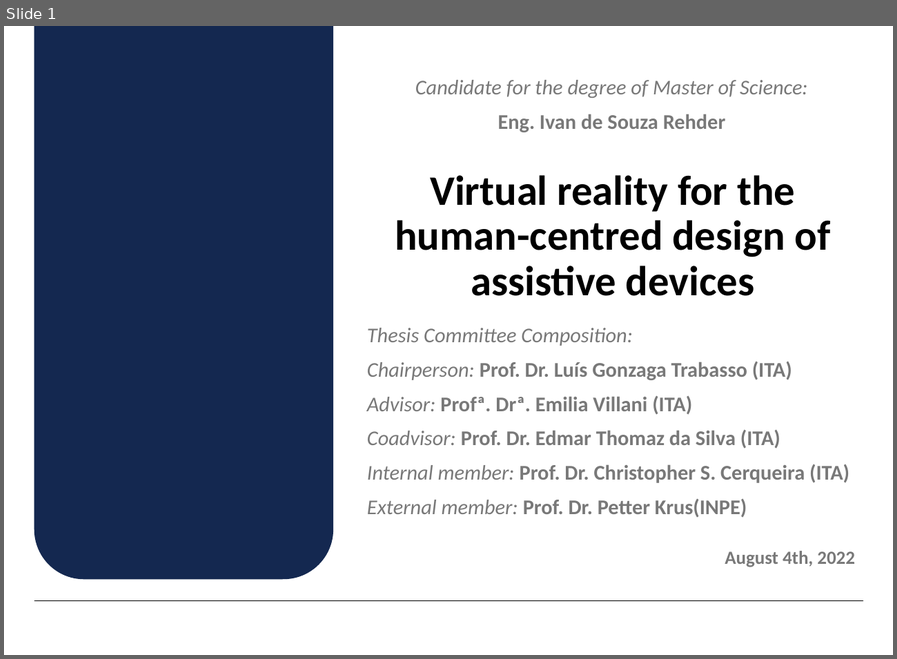
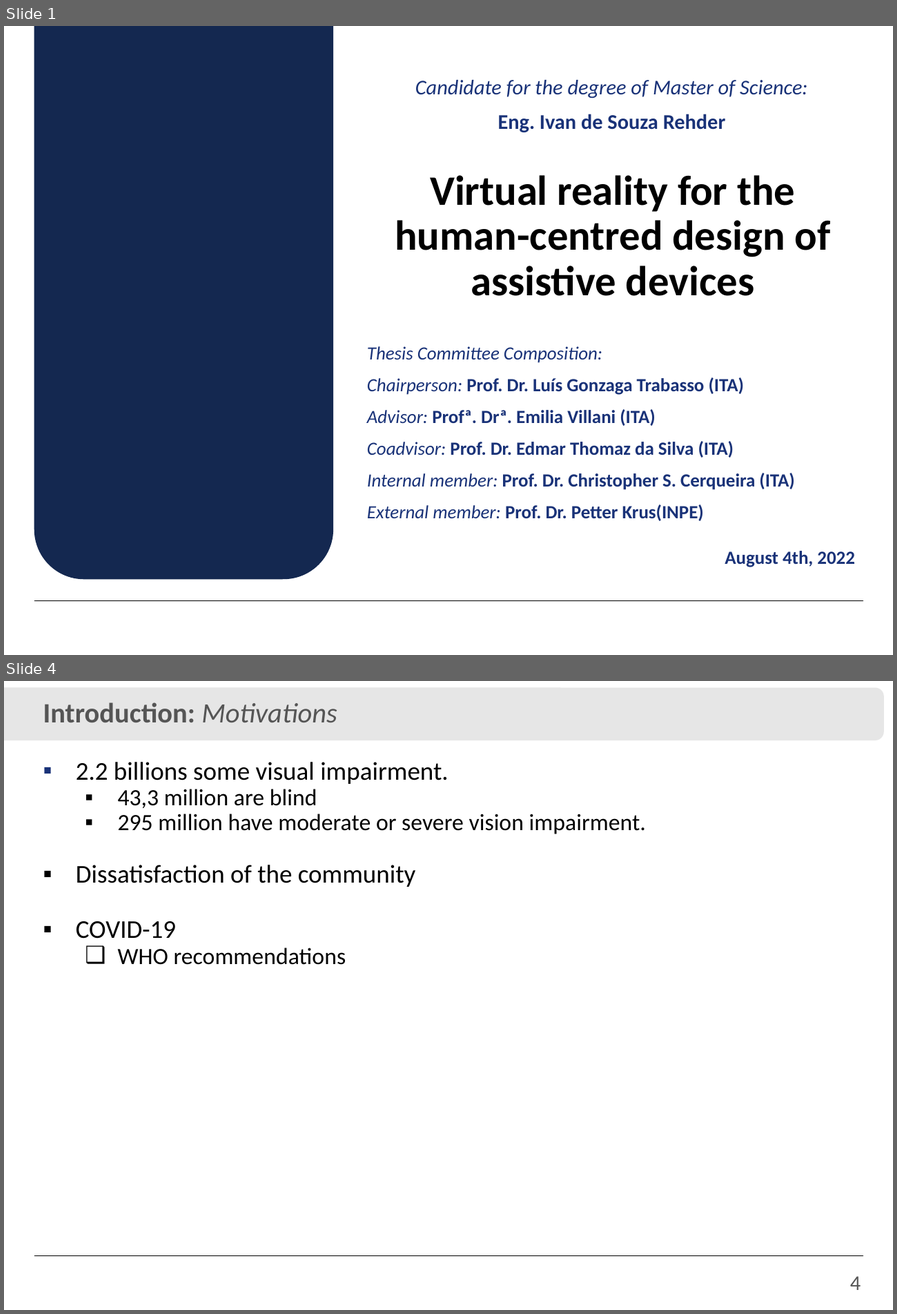
Before and after one commit to IvanRehder/Dissertacao, a slide deck: Apresentação/Apresentação.pptx. Shown one above the other, each under a label of ours: slide 1 before the commit, slides 1 and 4 after it; the slides between them are not shown. The pictures are 897x659 and 897x1314 pixels, drawn with LibreOffice and Linux fonts; fonts in the diff are those of the drawing; background and template pictures are left out. Boxes give left, top, right and bottom in pixels: in the first picture for what was removed or moved away, otherwise in the second. Text is boxed around its words. In the diff, an @@ line names an element or a change of style, - is before the commit and + after.

```diff
--- a/Apresentação/Apresentação.pptx
+++ b/Apresentação/Apresentação.pptx
@@ slide 4 added at [4, 681, 893, 1310], background #FFFFFF; not listed: 1 template element that a slide beside it also shows @@
@@ rounded rectangle added at [4, 688, 884, 740], fill #E6E6E6 @@
@@ text added at [43, 702, 337, 722], 24 pt, text #555555, bold @@
+Introduction: Motivations
@@ text added at [76, 762, 646, 965], 20 pt, text #000000 @@
+▪ 2.2 billions some visual impairment.
+  ▪ 43,3 million are blind
+  ▪ 295 million have moderate or severe vision impairment.
+▪ Dissatisfaction of the community
+▪ COVID-19
+  ❑ WHO recommendations
@@ page number added at [850, 1276, 860, 1290], 18 pt, text #555555 @@
+4
@@ slide 1 changed as well @@
@@ text "Candidate for the degree of ..." at [415, 80, 807, 132]: text colour #787878 to #193278 @@
@@ text "Thesis Committee Composition:": place and size @@
-text "Thesis Committee Composition:" at [367, 328, 849, 517]
+text "Thesis Committee Composition:" at [367, 346, 794, 521]
@@ text "Thesis Committee Composition:" at [367, 346, 794, 521]: size 18 to 16 pt, text colour #787878 to #193278 @@
@@ text "August 4th, 2022" at [724, 550, 855, 567]: text colour #787878 to #193278 @@
```
Also in this commit, not shown: 34 other slides added, 1 slide removed, 28 other files.
